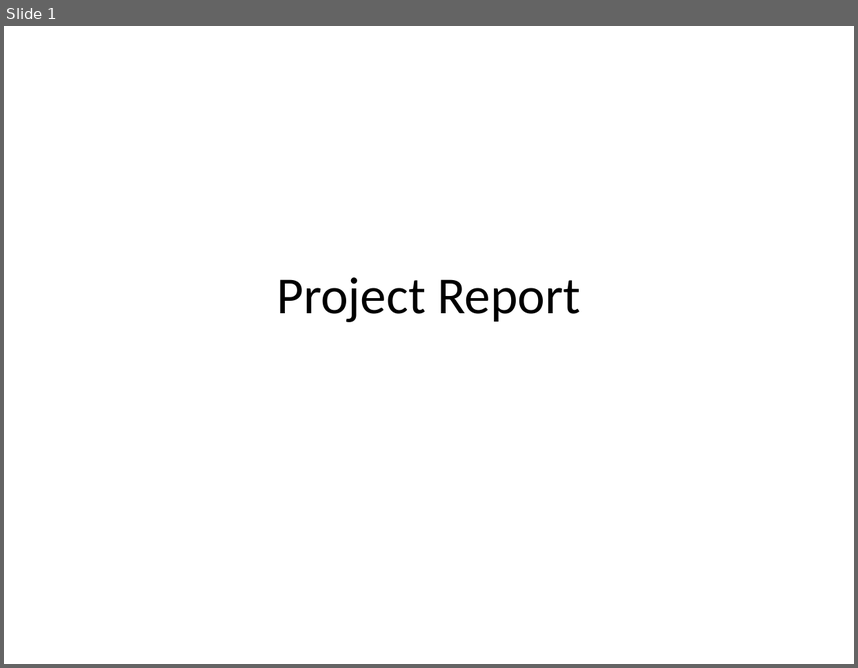
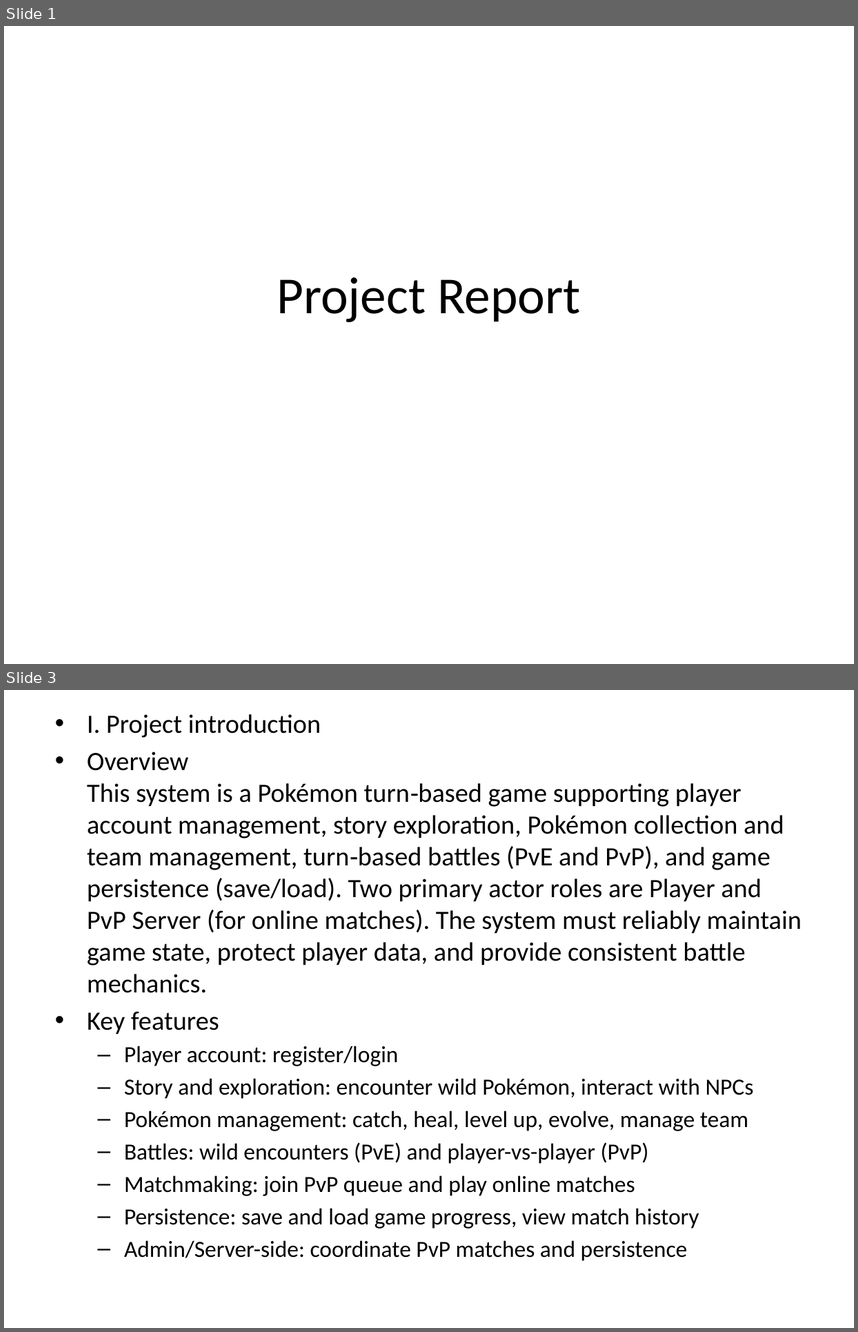
Before and after one commit to devKasumi/PokemonConsole, a slide deck: TurnBasedPokemon/Pokemon_GameProject_Report_auto.pptx. Shown one above the other, each under a label of ours: slide 1 before the commit, slides 1 and 3 after it; the slides between them are not shown. The pictures are 858x668 and 858x1332 pixels, drawn with LibreOffice and Linux fonts; fonts in the diff are those of the drawing. Boxes give left, top, right and bottom in pixels: in the first picture for what was removed or moved away, otherwise in the second. Text is boxed around its words. In the diff, an @@ line names an element or a change of style, - is before the commit and + after.

```diff
--- a/TurnBasedPokemon/Pokemon_GameProject_Report_auto.pptx
+++ b/TurnBasedPokemon/Pokemon_GameProject_Report_auto.pptx
@@ slide 3 added at [4,690,854,1328], background #FFFFFF @@
@@ text added at [87,714,802,1261], 22.4 pt, text #000000 @@
+• I. Project introduction
+• Overview
+  This system is a Pokémon turn‑based game supporting player account management, story exploration, Pokémon collection and team management, turn‑based battles (PvE and PvP), and game persistence (save/load). Two primary actor roles are Player and PvP Server (for online matches). The system must reliably maintain game state, protect player data, and provide consistent battle mechanics.
+• Key features
+  – Player account: register/login
+  – Story and exploration: encounter wild Pokémon, interact with NPCs
+  – Pokémon management: catch, heal, level up, evolve, manage team
+  – Battles: wild encounters (PvE) and player-vs-player (PvP)
+  – Matchmaking: join PvP queue and play online matches
+  – Persistence: save and load game progress, view match history
+  – Admin/Server-side: coordinate PvP matches and persistence
```
Also in this commit, not shown: 1 slide changed, 1 other slide added, 22 other files.
